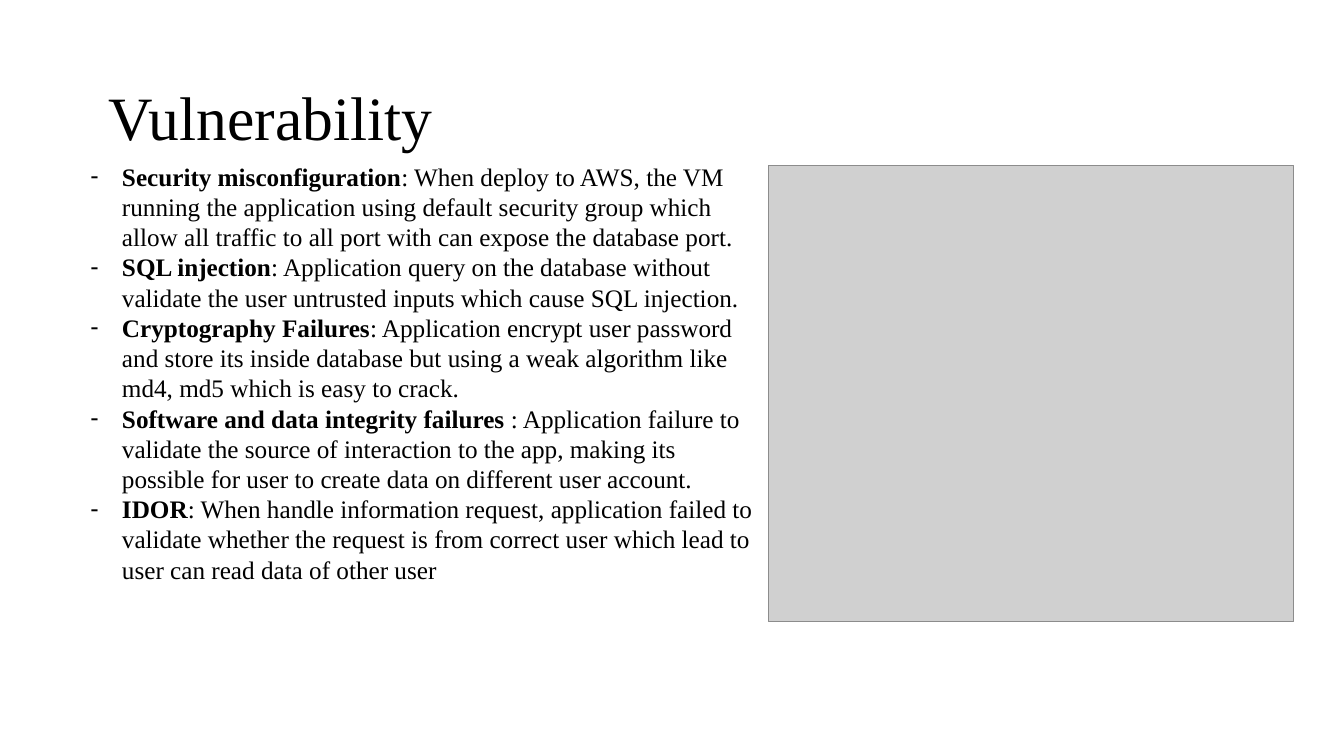
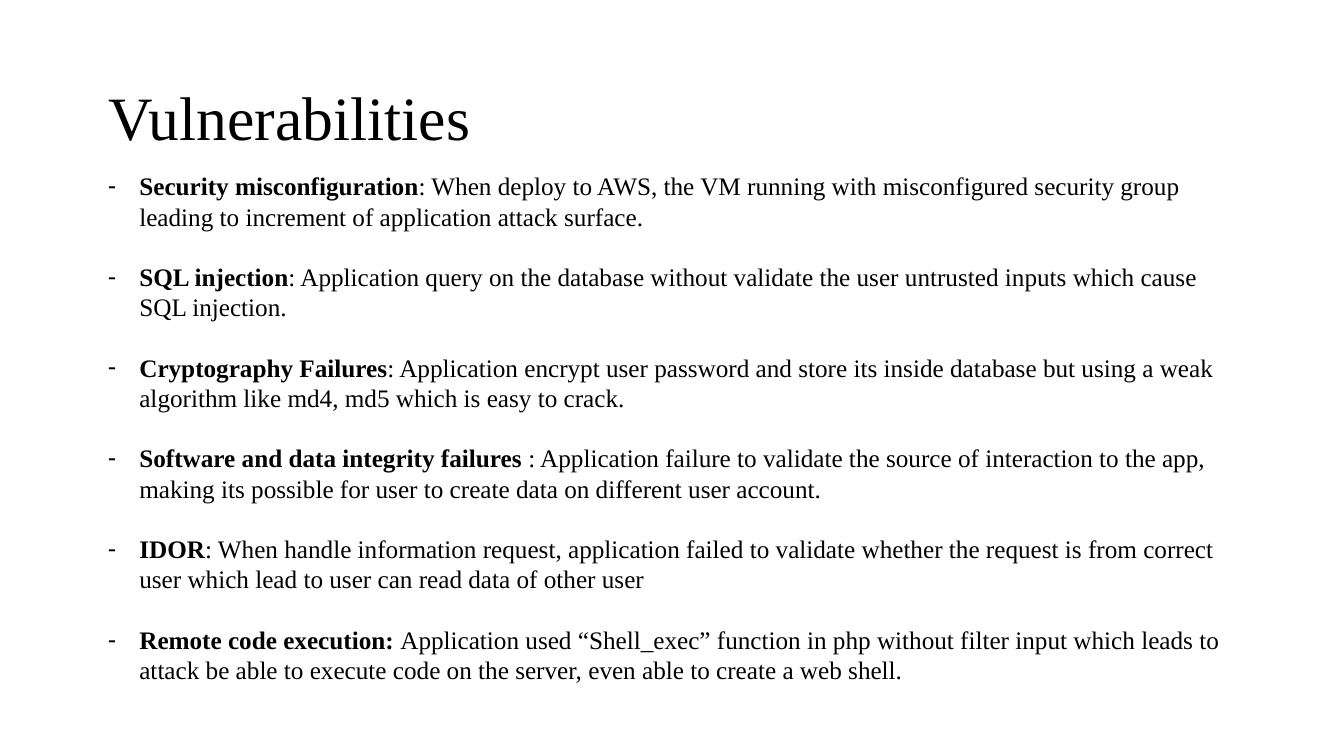
Before and after one commit to LeQA/VPBank-Hackathon, a slide deck: slide 5 of Cloud security challenge.pptm. Drawn at 1344x756 pixels with LibreOffice and Linux fonts; fonts in the diff are those of the drawing; grey boxes stand for pictures. Boxes give left, top, right and bottom in pixels: in the first picture for what was removed or moved away, otherwise in the second. Text is boxed around its words. In the diff, an @@ line names an element or a change of style, - is before the commit and + after.

```diff
--- a/Cloud security challenge.pptm
+++ b/Cloud security challenge.pptm
@@ title at (x1=108, y1=97, x2=470, y2=141): text changed @@
-Vulnerability
+Vulnerabilities
@@ text "Security misconfiguration: When deploy to ..." moved from (x1=122, y1=168, x2=752, y2=580) to (x1=139, y1=177, x2=1219, y2=683) @@
@@ text at (x1=139, y1=177, x2=1179, y2=232): text changed @@
-– Security misconfiguration: When deploy to AWS, the VM running the application using default security group which allow all traffic to all port with can expose the database port.
+– Security misconfiguration: When deploy to AWS, the VM running with misconfigured security group leading to increment of application attack surface.
@@ picture removed at (x1=768, y1=165, x2=1295, y2=622) @@
@@ text at (x1=139, y1=631, x2=1219, y2=683): paragraph added @@
+– Remote code execution: Application used “Shell_exec” function in php without filter input which leads to attack be able to execute code on the server, even able to create a web shell.
```
Also in this commit, not shown: 13 other slides changed, 4 slides added, 1 slide removed, 1 other file.
